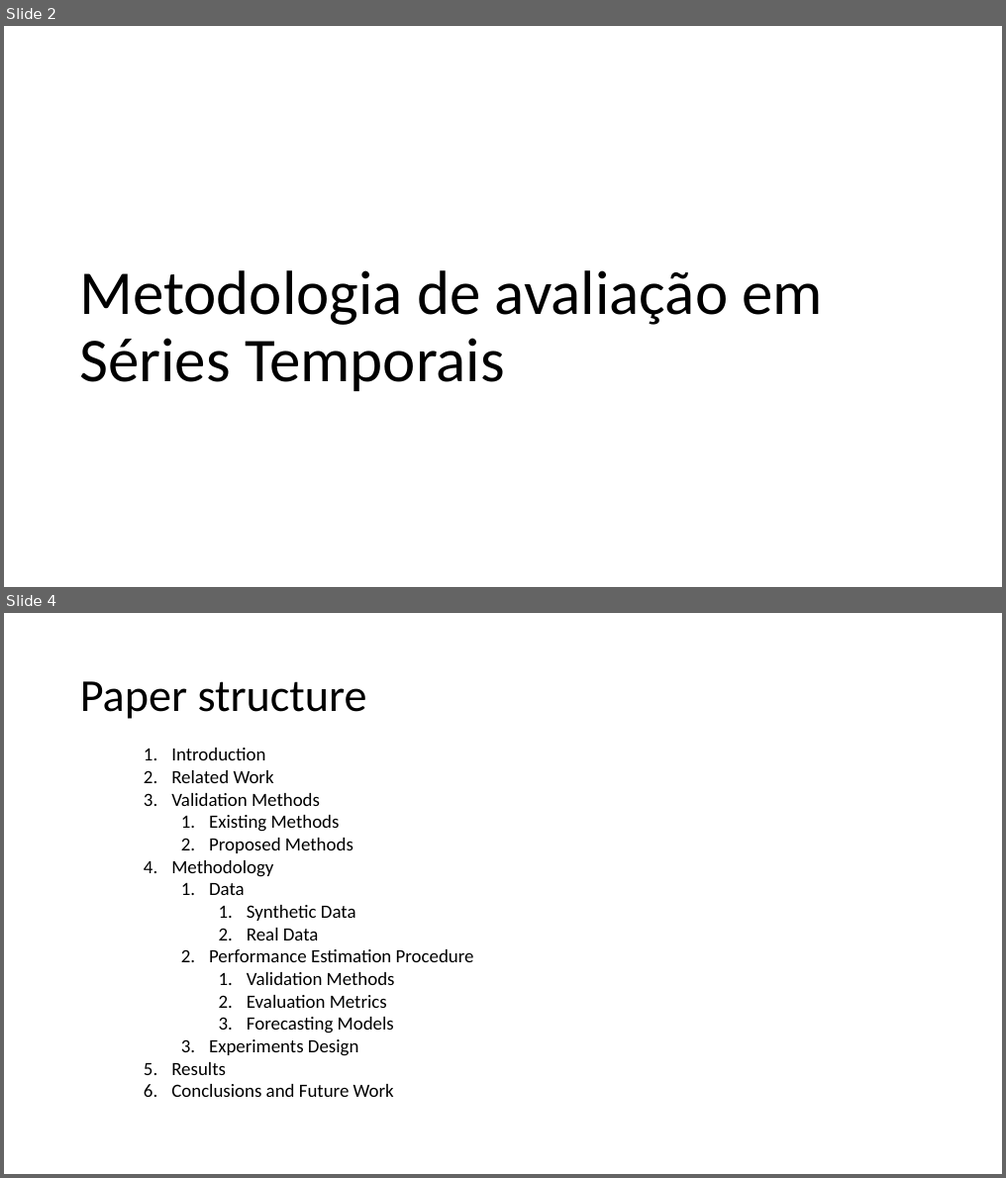
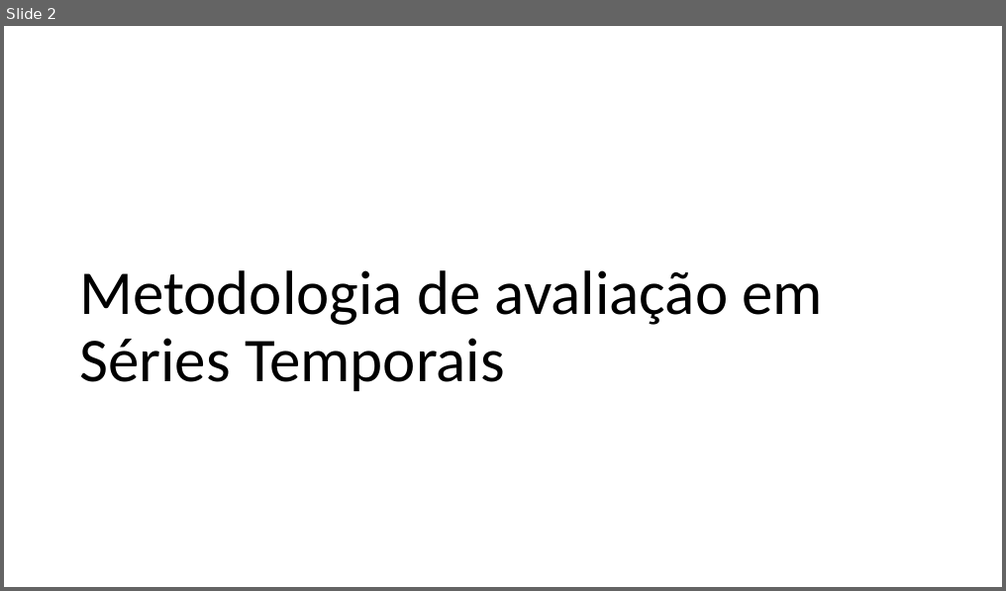
Before and after one commit to MiguelLoureiro98/timecave, a slide deck: papers/.ppt/TimeSeriesCV_15032024.pptx. Shown one above the other, each under a label of ours: slides 2 and 4 before the commit, slide 2 after it; the slides between them are not shown. The pictures are 1006x1178 and 1006x591 pixels, drawn with LibreOffice and Linux fonts; fonts in the diff are those of the drawing. Boxes give left, top, right and bottom in pixels: in the first picture for what was removed or moved away, otherwise in the second. Text is boxed around its words. In the diff, an @@ line names an element or a change of style, - is before the commit and + after.

Commit message:
more papers + .ppt modifications

```diff
--- a/papers/.ppt/TimeSeriesCV_15032024.pptx
+++ b/papers/.ppt/TimeSeriesCV_15032024.pptx
@@ slide 4 removed at <box>4,613,1002,1174</box>, background #FFFFFF @@
@@ title removed at <box>80,681,367,719</box> @@
-Paper structure
@@ text removed at <box>171,748,474,1097</box> @@
-1. Introduction
-2. Related Work
-3. Validation Methods
-  1. Existing Methods
-  2. Proposed Methods
-4. Methodology
-  1. Data
-    1. Synthetic Data
-    2. Real Data
-  2. Performance Estimation Procedure
-    1. Validation Methods
-    2. Evaluation Metrics
-    3. Forecasting Models
-  3. Experiments Design
-5. Results
-6. Conclusions and Future Work
```
Also in this commit, not shown: 2 slides changed, 22 slides added, 4 other slides removed, 9 other files.
